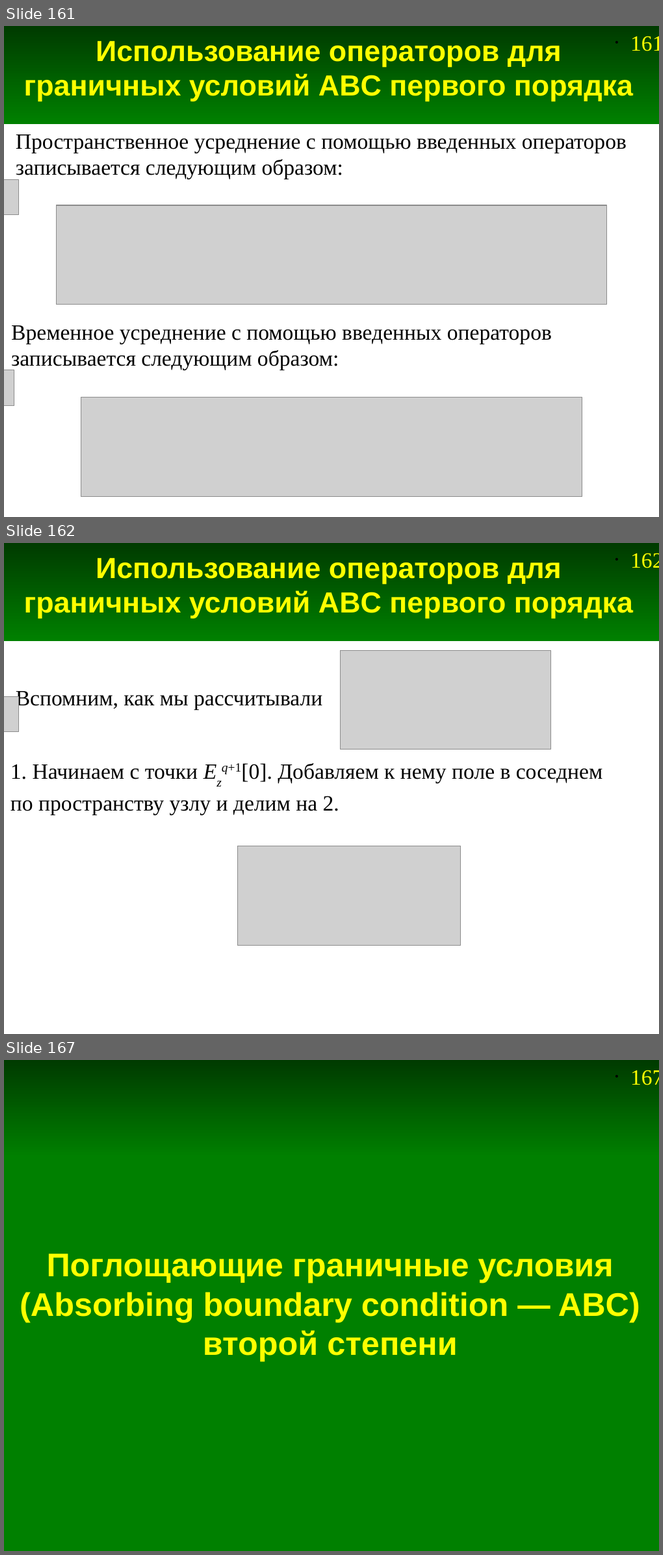
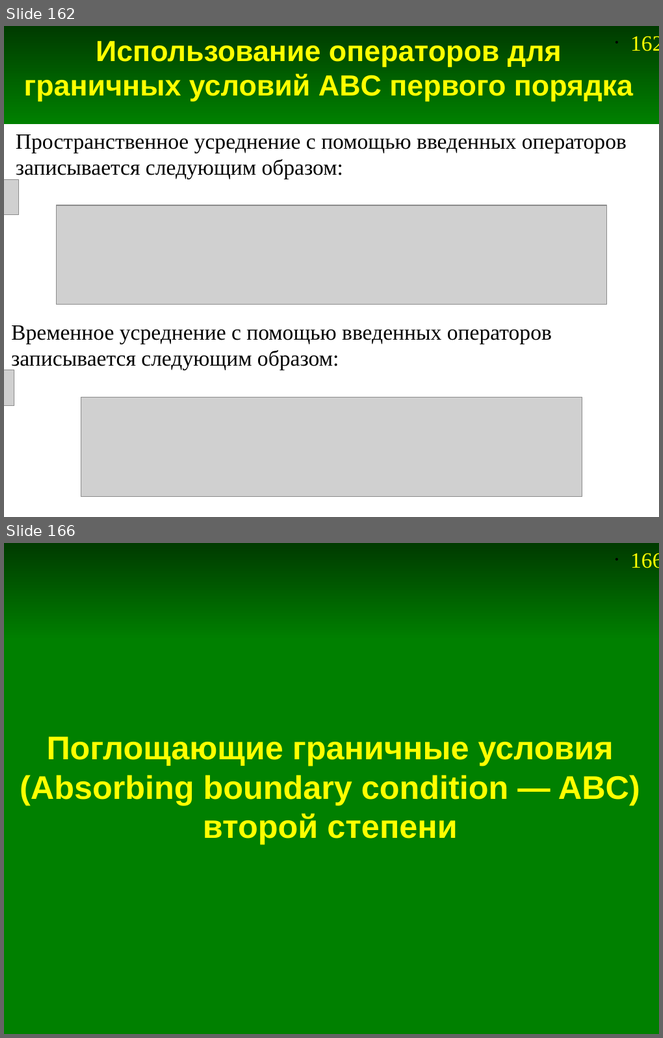
Before and after one commit to andris0147sv/modelling, a slide deck: presentations/2. FDTD.odp. Shown one above the other, each under a label of ours: slides 161, 162 and 167 before the commit, slides 162 and 166 after it; the slides between them are not shown. The pictures are 663x1555 and 663x1038 pixels, drawn with LibreOffice and Linux fonts; fonts in the diff are those of the drawing; grey boxes stand for pictures. Boxes give left, top, right and bottom in pixels: in the first picture for what was removed or moved away, otherwise in the second. Text is boxed around its words. In the diff, an @@ line names an element or a change of style, - is before the commit and + after.

```diff
--- a/presentations/2. FDTD.odp
+++ b/presentations/2. FDTD.odp
@@ slide 162 removed at (4, 543, 659, 1034), background #FFFFFF; not listed: 2 template elements that a slide beside it also shows @@
@@ title removed at (24, 558, 633, 618) @@
-Использование операторов для граничных условий ABC первого порядка
@@ picture removed at (340, 650, 551, 750) @@
@@ picture removed at (4, 696, 18, 731) @@
@@ text removed at (16, 691, 322, 709) @@
-Вспомним, как мы рассчитывали
@@ text removed at (10, 763, 603, 815) @@
-1. Начинаем с точки Ezq+1[0]. Добавляем к нему поле в соседнем
-по пространству узлу и делим на 2.
@@ picture removed at (238, 847, 461, 946) @@
@@ what was slide 161 is now slide 162 @@
@@ page number at (631, 36, 659, 51): text changed @@
-• 161
+• 162
@@ what was slide 167 is now slide 166 @@
@@ page number at (631, 553, 659, 568): text changed @@
-• 167
+• 166
```
Also in this commit, not shown: 7 slides changed, 1 slide added, 3 other slides removed, 6 other files.
